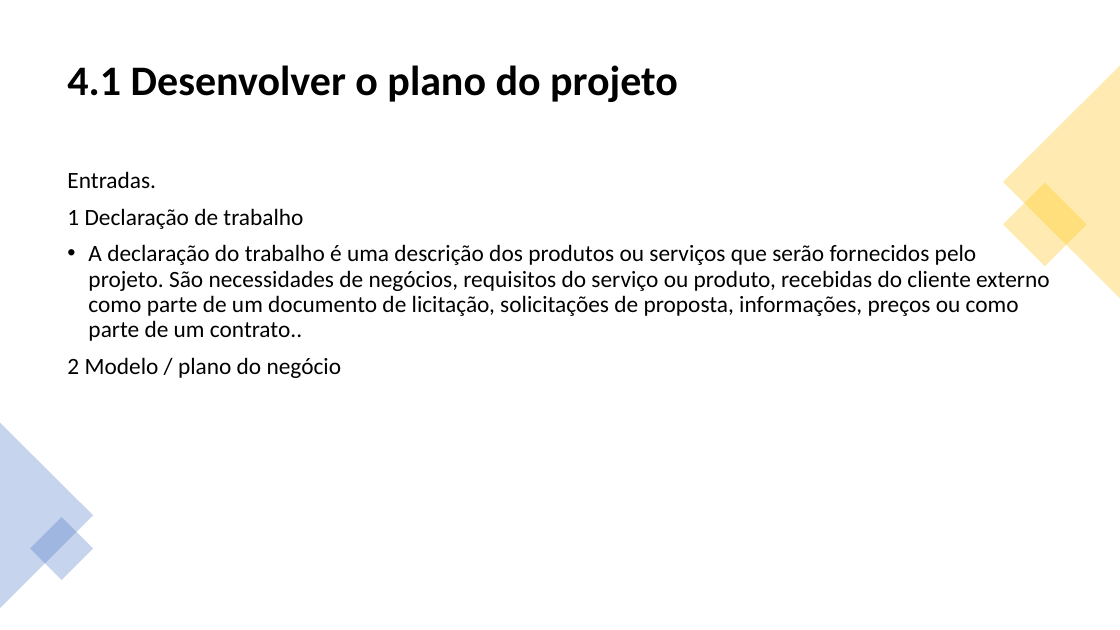
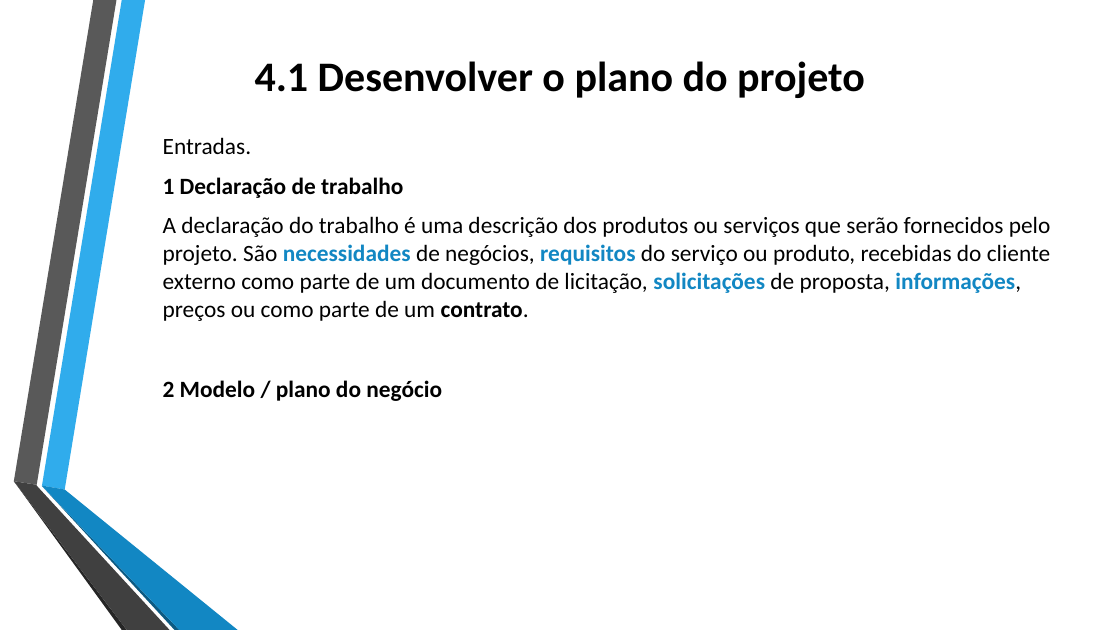
Before and after one commit to jharbes/ADMINISTRACAO-DE-REDES, a slide deck: slide 4 of RELATORIO PROVA P2/relatorio-pmbok-capitulo4-jharbes.pptx. Drawn at 1120x630 pixels with LibreOffice and Linux fonts; fonts in the diff are those of the drawing. Boxes give left, top, right and bottom in pixels: in the first picture for what was removed or moved away, otherwise in the second. Text is boxed around its words. In the diff, an @@ line names an element or a change of style, - is before the commit and + after.

```diff
--- a/RELATORIO PROVA P2/relatorio-pmbok-capitulo4-jharbes.pptx
+++ b/RELATORIO PROVA P2/relatorio-pmbok-capitulo4-jharbes.pptx
@@ title "4.1 Desenvolver o plano do ..." at (255, 61, 865, 98): alignment left to centre; line spacing 0.9 to 1 @@
@@ triangle removed at (1003, 66, 1120, 298) @@
@@ text "Entradas.": place and size @@
-text "Entradas." at (67, 171, 1049, 378)
+text "Entradas." at (163, 137, 1051, 401)
@@ text at (163, 137, 442, 401): bold on in "1 Declaração de trabalho", "2 Modelo / plano do negócio"; line spacing 0.9 to 1 @@
@@ rectangle removed at (1003, 183, 1088, 267) @@
@@ text at (163, 216, 1051, 321): text changed @@
-• A declaração do trabalho é uma descrição dos produtos ou serviços que serão fornecidos pelo projeto. São necessidades de negócios, requisitos do serviço ou produto, recebidas do cliente externo como parte de um documento de licitação, solicitações de proposta, informações, preços ou como parte de um contrato..
+A declaração do trabalho é uma descrição dos produtos ou serviços que serão fornecidos pelo projeto. São necessidades de negócios, requisitos do serviço ou produto, recebidas do cliente externo como parte de um documento de licitação, solicitações de proposta, informações, preços ou como parte de um contrato.
@@ triangle removed at (0, 423, 93, 608) @@
@@ group added at (13, 0, 238, 630): 6 freeform shapes @@
@@ rectangle removed at (30, 517, 93, 580) @@
```
Also in this commit, not shown: 35 other slides changed, 12 slides added, 1 other file.
